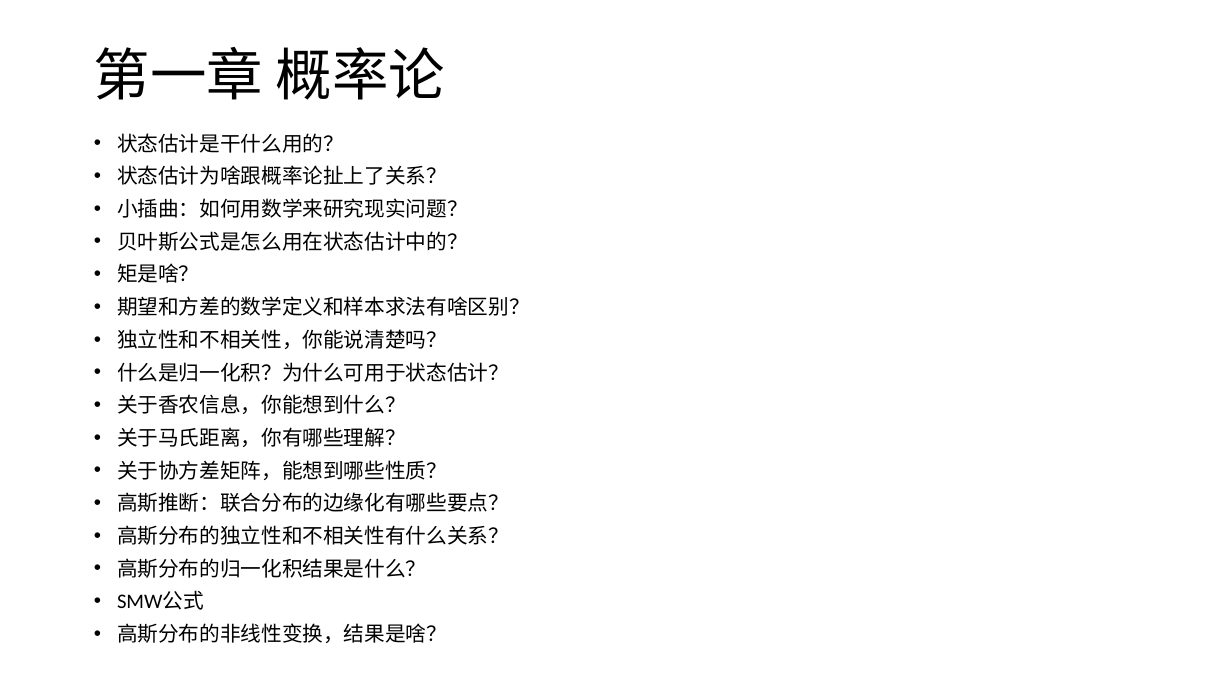
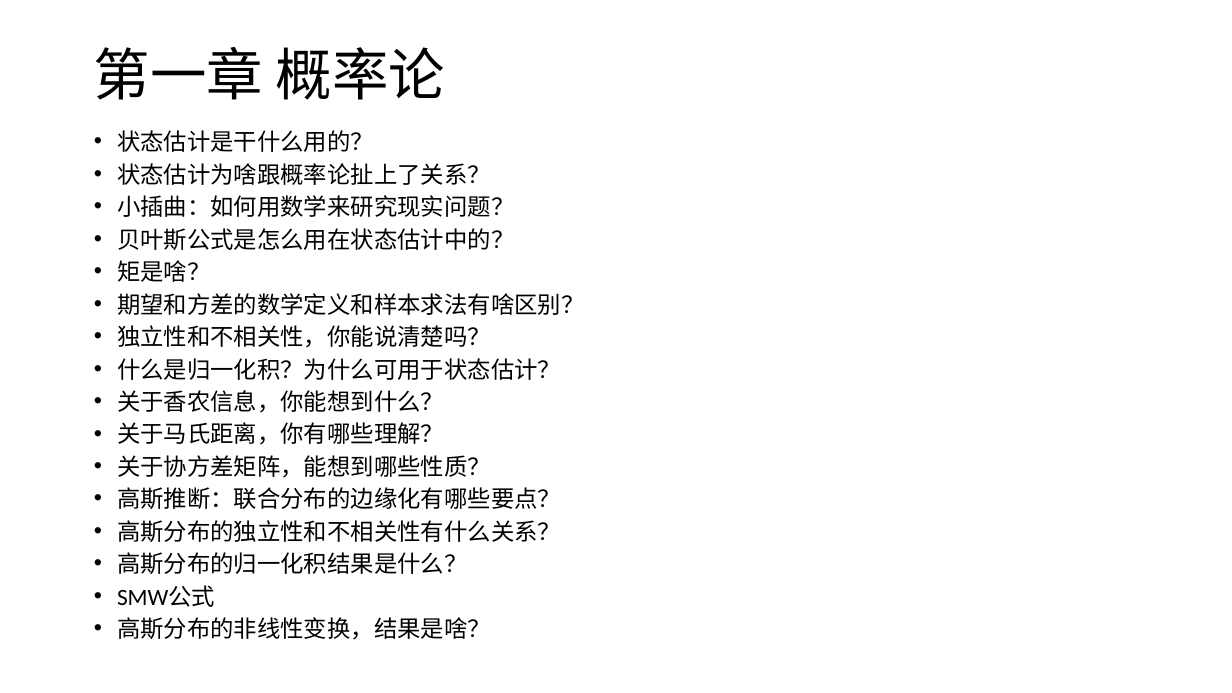
Before and after one commit to CR7dongfeng/State-Estimation, a slide deck: slide 2 of 问题检索清单.pptx. Drawn at 1232x693 pixels with LibreOffice and Linux fonts; fonts in the diff are those of the drawing. Boxes give left, top, right and bottom in pixels: in the first picture for what was removed or moved away, otherwise in the second. Text is boxed around its words. In the diff, an @@ line names an element or a change of style, - is before the commit and + after.

```diff
--- a/问题检索清单.pptx
+++ b/问题检索清单.pptx
@@ text "状态估计是干什么用的？" at [117, 130, 584, 640]: size 16.1 to 18.2 pt; line spacing 0.8 to 0.7 @@
```
Also in this commit, not shown: 3 other slides changed, 14 slides added, 1 slide removed.
